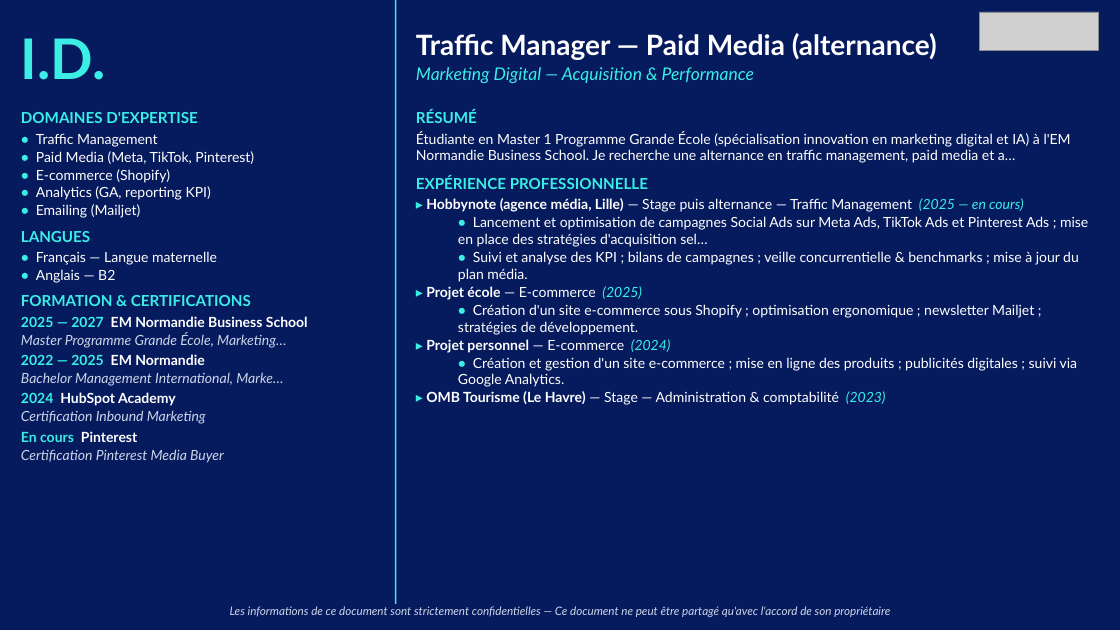
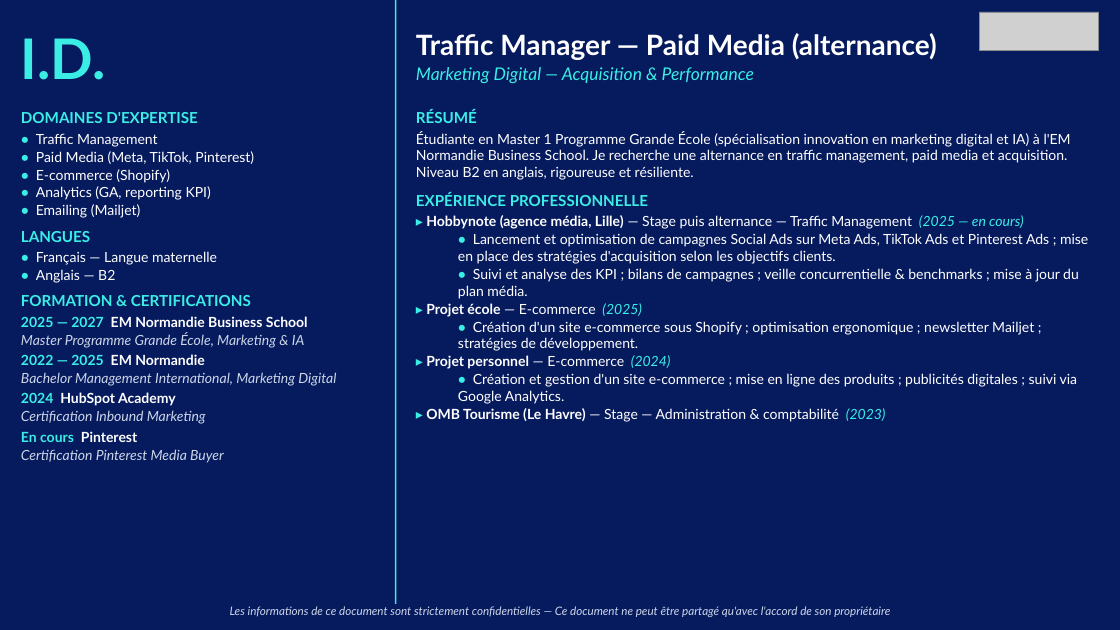
Before and after one commit to insidebankingfrance-rgb/G-n-rateur-de-CV, a slide deck: slide 1 of outputs/I.D._traffic_management.pptx. Drawn at 1120x630 pixels with LibreOffice and Linux fonts; fonts in the diff are those of the drawing; grey boxes stand for pictures. Boxes give left, top, right and bottom in pixels: in the first picture for what was removed or moved away, otherwise in the second. Text is boxed around its words. In the diff, an @@ line names an element or a change of style, - is before the commit and + after.

```diff
--- a/outputs/I.D._traffic_management.pptx
+++ b/outputs/I.D._traffic_management.pptx
@@ text at box(416, 131, 1071, 180): text changed @@
-Étudiante en Master 1 Programme Grande École (spécialisation innovation en marketing digital et IA) à l'EM Normandie Business School. Je recherche une alternance en traffic management, paid media et a…
+Étudiante en Master 1 Programme Grande École (spécialisation innovation en marketing digital et IA) à l'EM Normandie Business School. Je recherche une alternance en traffic management, paid media et acquisition. Niveau B2 en anglais, rigoureuse et résiliente.
@@ text at box(458, 233, 1088, 264): text changed @@
-  • Lancement et optimisation de campagnes Social Ads sur Meta Ads, TikTok Ads et Pinterest Ads ; mise en place des stratégies d'acquisition sel…
+  • Lancement et optimisation de campagnes Social Ads sur Meta Ads, TikTok Ads et Pinterest Ads ; mise en place des stratégies d'acquisition selon les objectifs clients.
@@ text at box(21, 332, 305, 348): text changed @@
-Master Programme Grande École, Marketing…
+Master Programme Grande École, Marketing & IA
@@ text at box(21, 372, 336, 386): text changed @@
-Bachelor Management International, Marke…
+Bachelor Management International, Marketing Digital
```
Also in this commit, not shown: 1 other slide changed, 16 other files.
